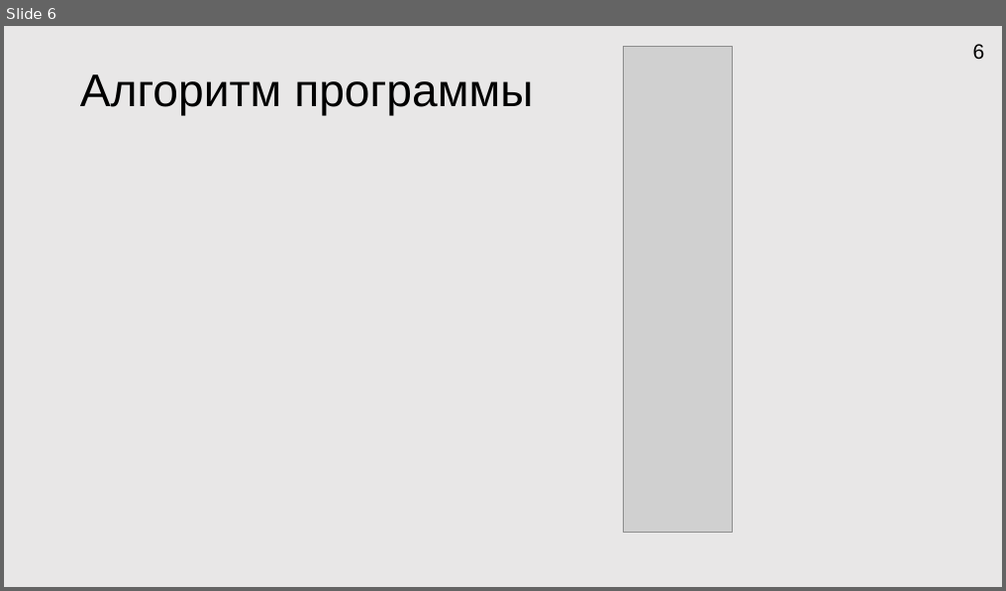
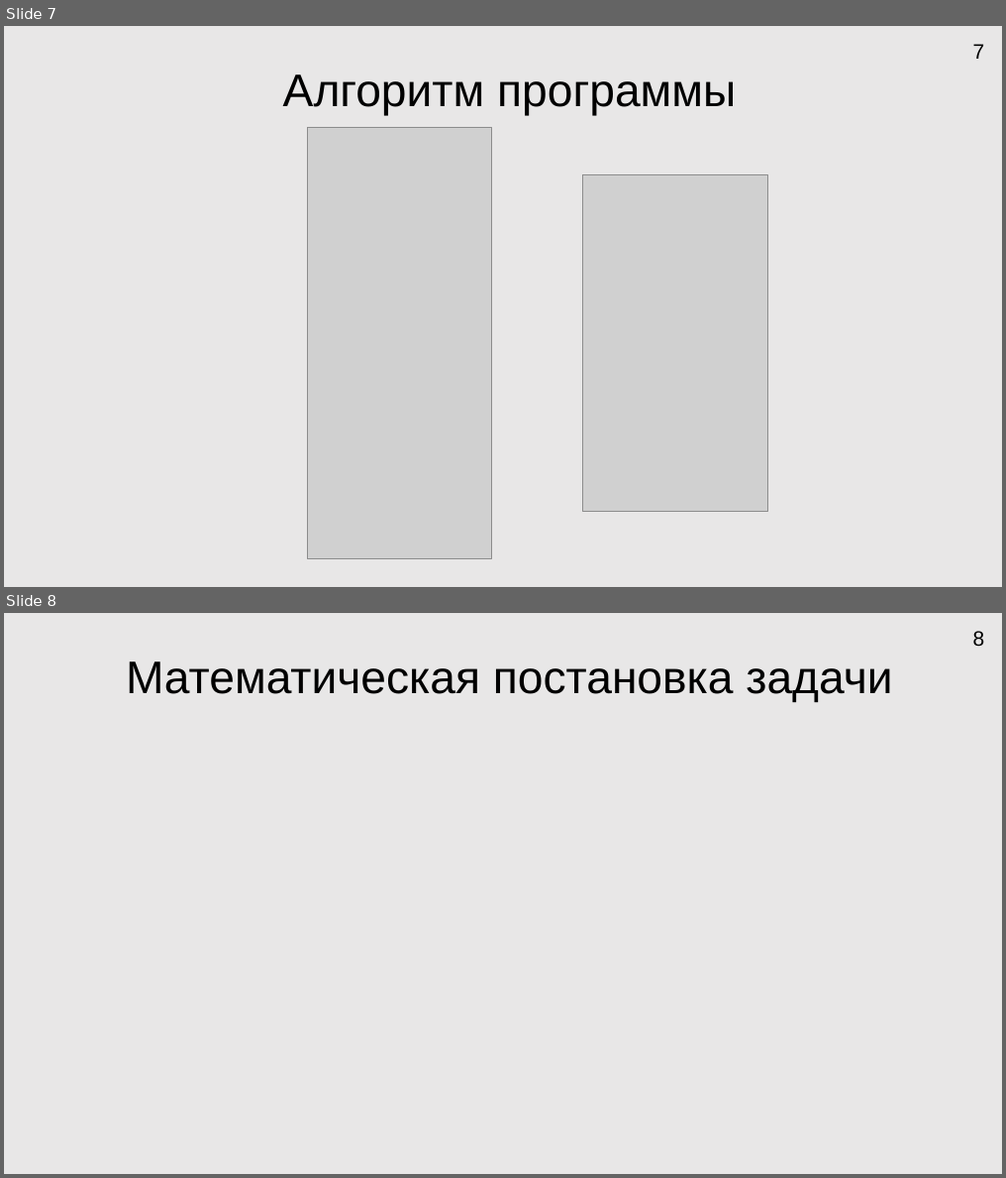
Before and after one commit to HORNetpy/testgitrepo, a slide deck: Docs/Мои документы/Презентация Microsoft PowerPoint.pptx. Shown one above the other, each under a label of ours: slide 6 before the commit, slides 7 and 8 after it. The pictures are 1006x591 and 1006x1178 pixels, drawn with LibreOffice and Linux fonts; fonts in the diff are those of the drawing; grey boxes stand for pictures. Boxes give left, top, right and bottom in pixels: in the first picture for what was removed or moved away, otherwise in the second. Text is boxed around its words. In the diff, an @@ line names an element or a change of style, - is before the commit and + after.

```diff
--- a/Docs/Мои документы/Презентация Microsoft PowerPoint.pptx
+++ b/Docs/Мои документы/Презентация Microsoft PowerPoint.pptx
@@ slide 8 added at box(4, 613, 1002, 1174), background #E9E7E7 @@
@@ page number added at box(973, 631, 985, 647), 20 pt, text #000000 @@
+8
@@ title added at box(126, 662, 892, 702), 44 pt, text #000000 @@
+Математическая постановка задачи
@@ what was slide 6 is now slide 7 @@
@@ slide 7 changed as well @@
@@ picture removed at box(623, 46, 732, 532) @@
@@ page number at box(973, 44, 985, 59): text changed @@
-6
+7
@@ title "Алгоритм программы" at box(283, 75, 736, 115): alignment left to centre @@
@@ picture added at box(307, 127, 491, 559) @@
@@ picture added at box(583, 174, 767, 511) @@
```
Also in this commit, not shown: 8 other slides changed, 5 other slides added, 1 slide removed, 4 other files.
